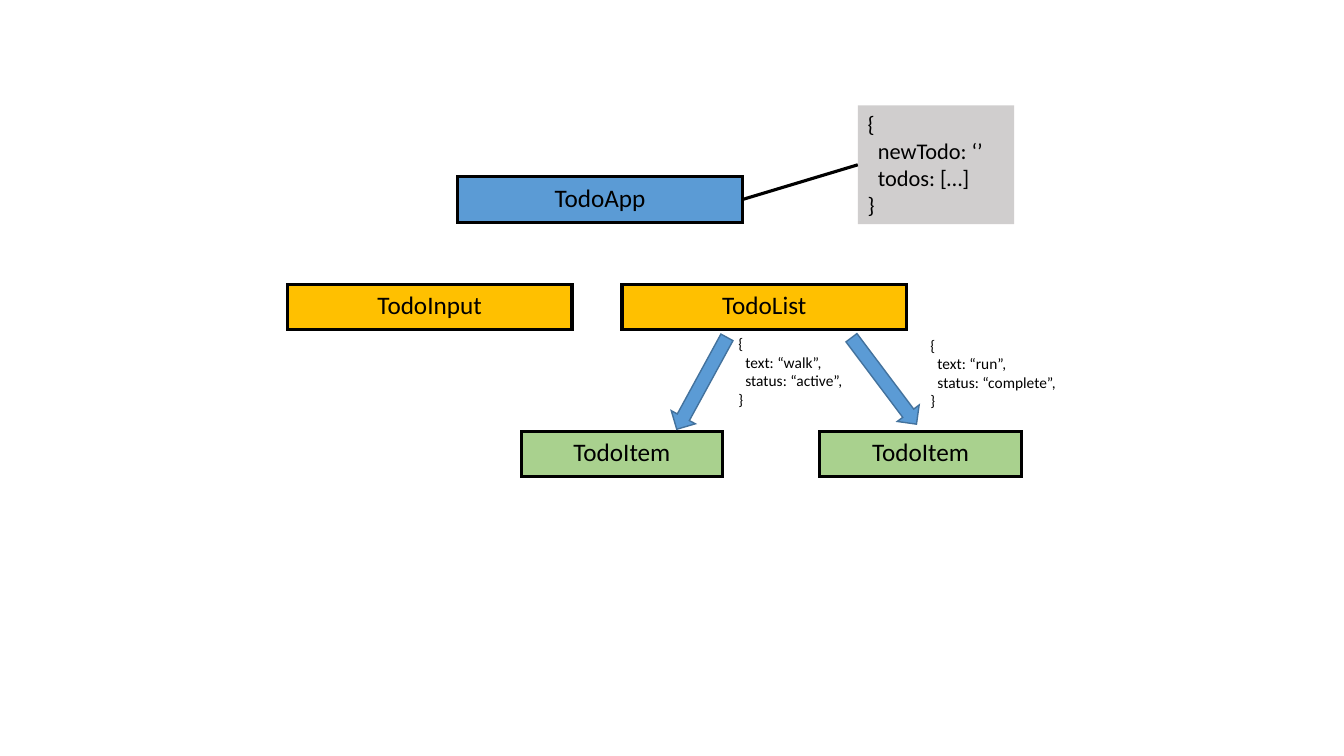
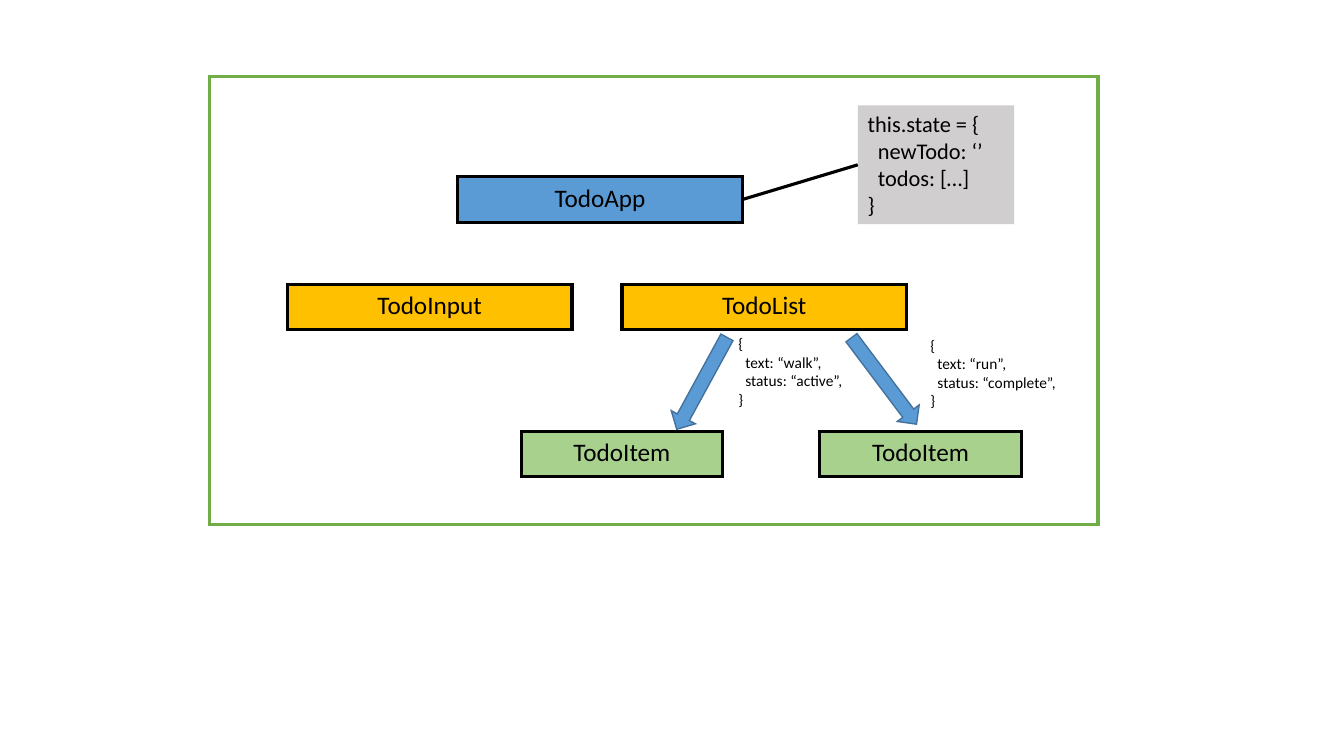
Before and after one commit to topscores/spa-with-react-presentation, a slide deck: slide 2 of assets/step3/step3.pptx. Drawn at 1344x756 pixels with LibreOffice and Linux fonts; fonts in the diff are those of the drawing. Boxes give left, top, right and bottom in pixels: in the first picture for what was removed or moved away, otherwise in the second. Text is boxed around its words. In the diff, an @@ line names an element or a change of style, - is before the commit and + after.

```diff
--- a/assets/step3/step3.pptx
+++ b/assets/step3/step3.pptx
@@ rectangle added at <box>210,77,1098,524</box>, fill #FFFFFF, outline #70AD47 2.25 pt @@
@@ text in rectangle at <box>868,116,951,132</box>: text changed @@
-{
+this.state = {
```
Also in this commit, not shown: 1 other slide changed, 4 slides added, 7 other files.
